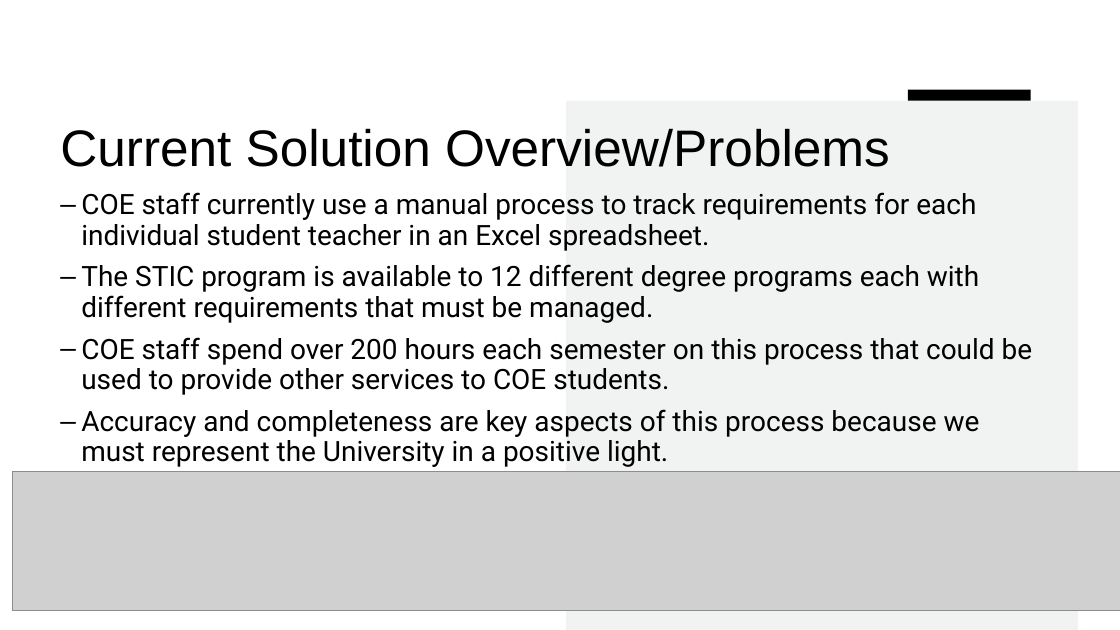
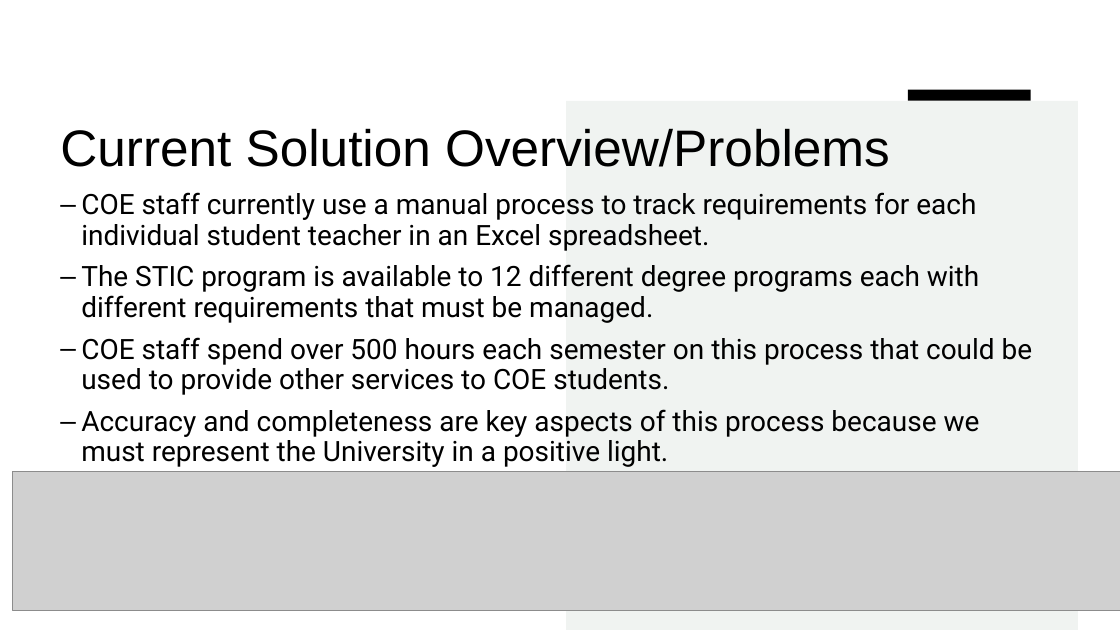
Before and after one commit to TeacherTodo/Deliverables, a slide deck: slide 5 of Teacher To-Do Mini Intro.pptx. Drawn at 1120x630 pixels with LibreOffice and Linux fonts; fonts in the diff are those of the drawing; grey boxes stand for pictures. Boxes give left, top, right and bottom in pixels: in the first picture for what was removed or moved away, otherwise in the second. Text is boxed around its words. In the diff, an @@ line names an element or a change of style, - is before the commit and + after.

Commit message:
Update Teacher To-Do Mini Intro.pptx
Added section regarding  solutions and challenges

```diff
--- a/Teacher To-Do Mini Intro.pptx
+++ b/Teacher To-Do Mini Intro.pptx
@@ text at <box>81,337,1033,395</box>: text changed @@
-– COE staff spend over 200 hours each semester on this process that could be used to provide other services to COE students.
+– COE staff spend over 500 hours each semester on this process that could be used to provide other services to COE students.
```
Also in this commit, not shown: 3 other slides changed, 4 slides added, 1 slide removed.
